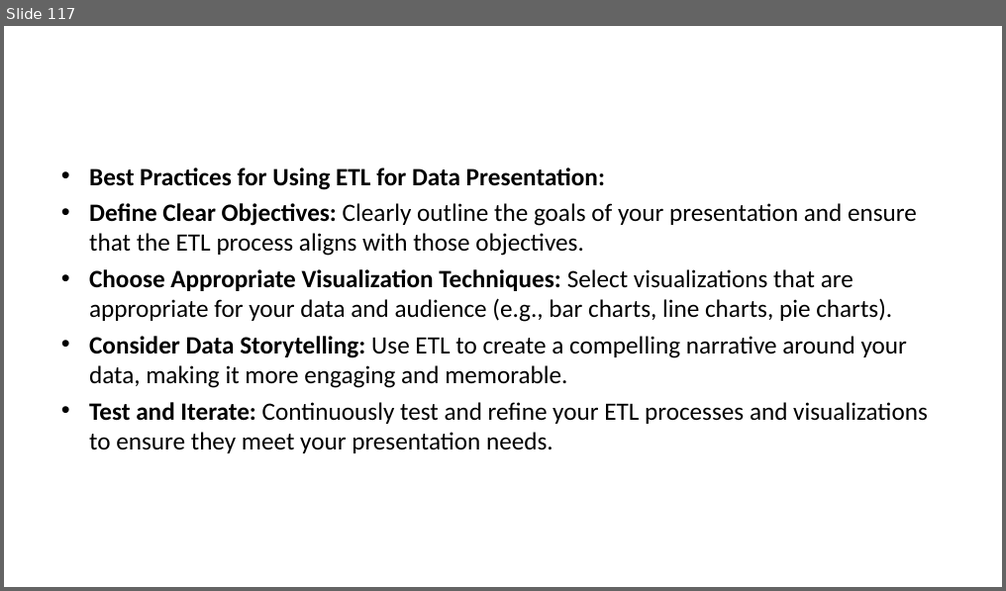
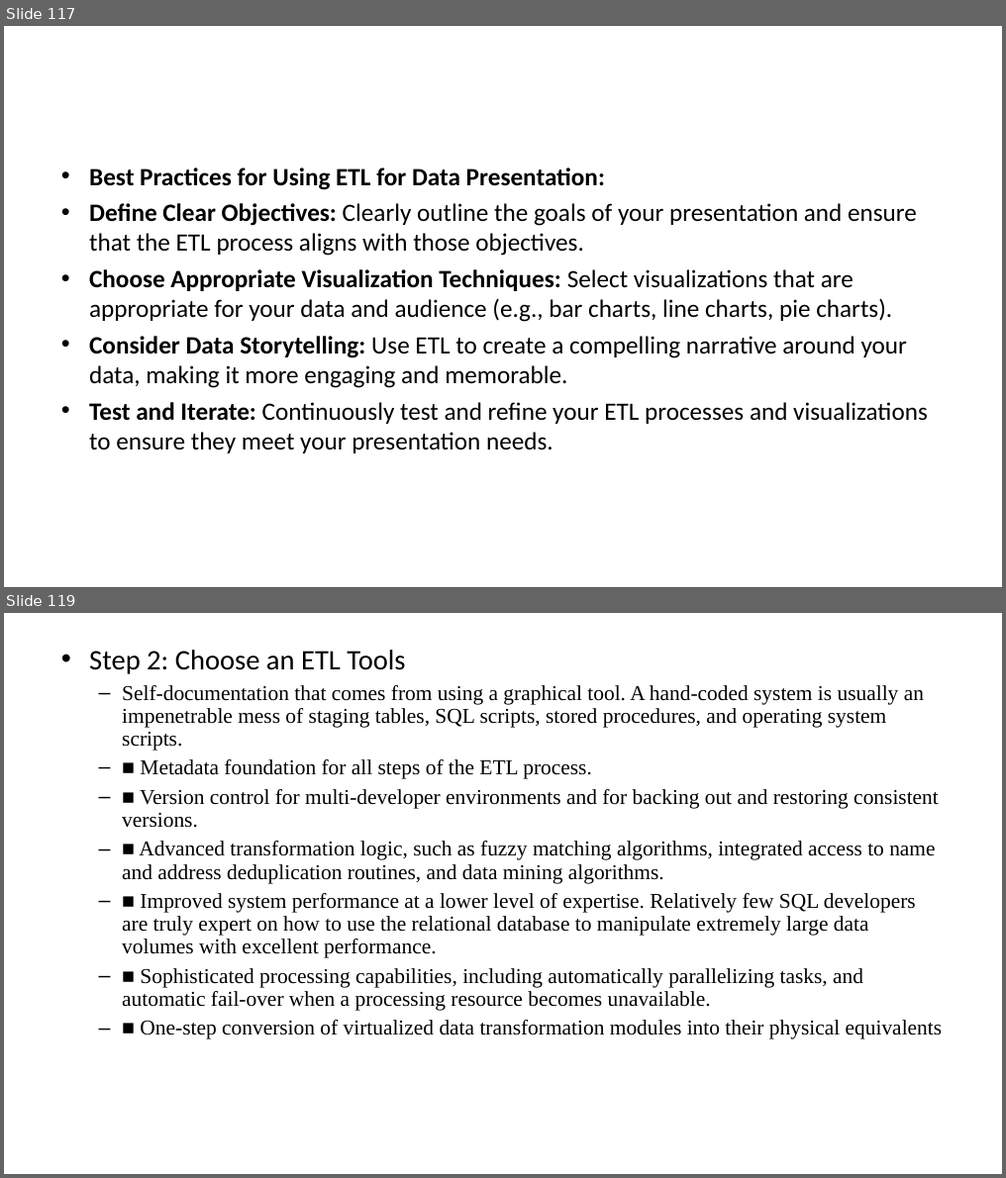
Before and after one commit to satishdkt/BTech-2024-25-Batch-Data-Warehouse-BI, a slide deck: PPT/ch-4-Introducing ETL.ppt. Shown one above the other, each under a label of ours: slide 117 before the commit, slides 117 and 119 after it; the slides between them are not shown. The pictures are 1006x591 and 1006x1178 pixels, drawn with LibreOffice and Linux fonts; fonts in the diff are those of the drawing. Boxes give left, top, right and bottom in pixels: in the first picture for what was removed or moved away, otherwise in the second. Text is boxed around its words. In the diff, an @@ line names an element or a change of style, - is before the commit and + after.

```diff
--- a/PPT/ch-4-Introducing ETL.ppt
+++ b/PPT/ch-4-Introducing ETL.ppt
@@ slide 119 added at (4,613,1002,1174), background #FFFFFF @@
@@ text added at (89,650,942,1040), 20.4 pt, text #000000 @@
+• Step 2: Choose an ETL Tools
+  – Self-documentation that comes from using a graphical tool. A hand-coded system is usually an impenetrable mess of staging tables, SQL scripts, stored procedures, and operating system scripts.
+  – ■ Metadata foundation for all steps of the ETL process.
+  – ■ Version control for multi-developer environments and for backing out and restoring consistent versions.
+  – ■ Advanced transformation logic, such as fuzzy matching algorithms, integrated access to name and address deduplication routines, and data mining algorithms.
+  – ■ Improved system performance at a lower level of expertise. Relatively few SQL developers are truly expert on how to use the relational database to manipulate extremely large data volumes with excellent performance.
+  – ■ Sophisticated processing capabilities, including automatically parallelizing tasks, and automatic fail-over when a processing resource becomes unavailable.
+  – ■ One-step conversion of virtualized data transformation modules into their physical equivalents
```
Also in this commit, not shown: 6 other slides added, 1 other file.
